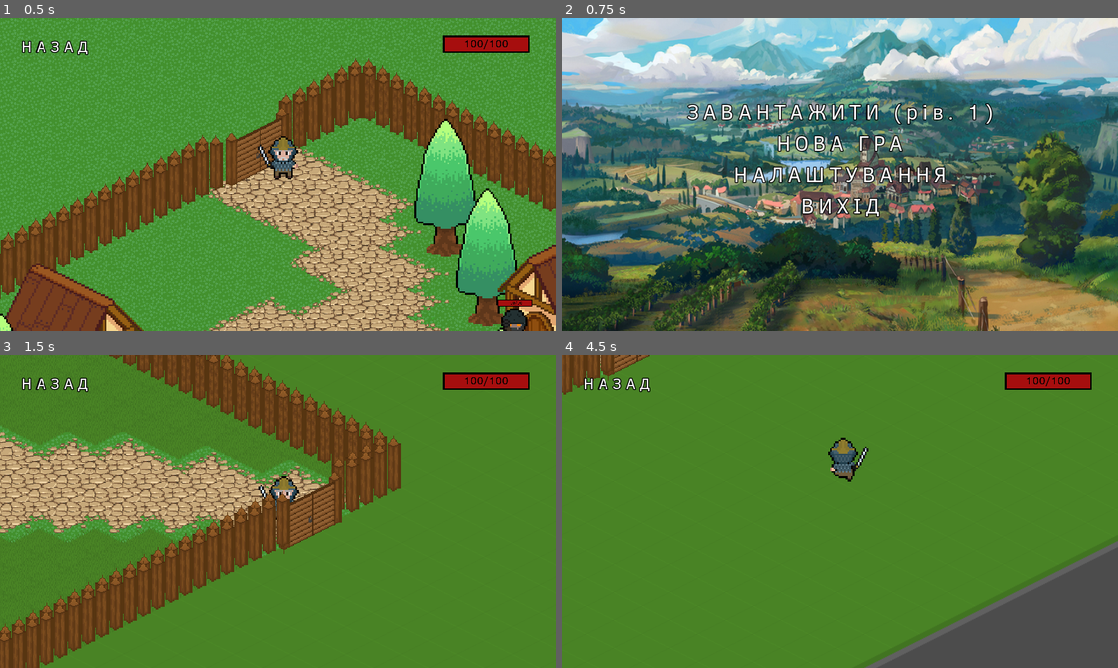
Above: before the commit, frames 1-4 (two rows, left to right).
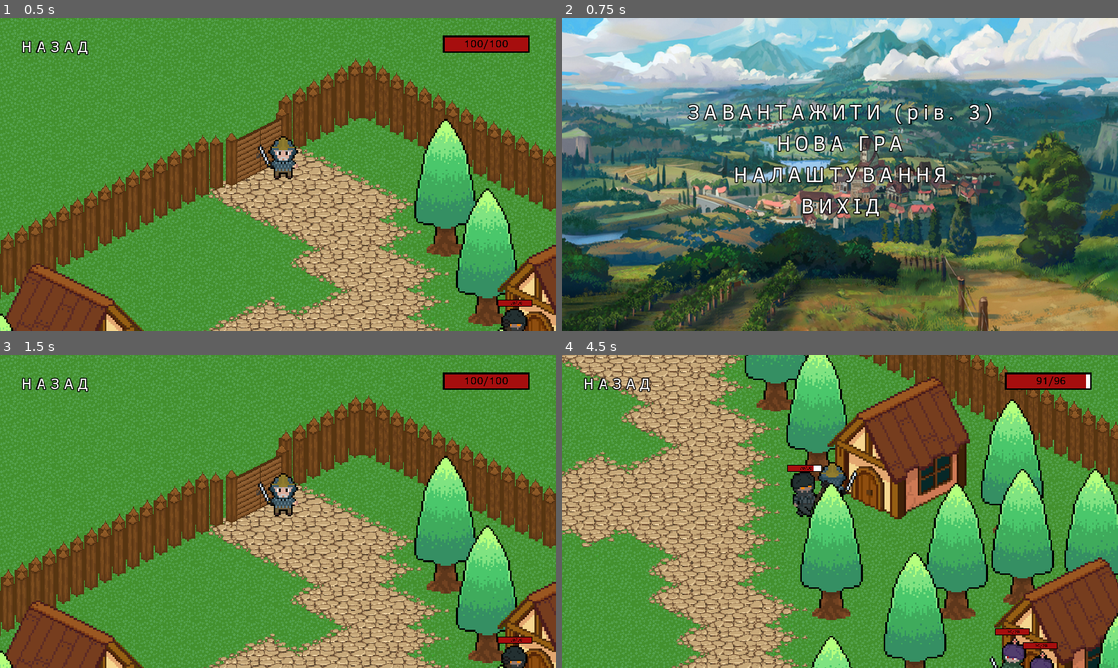
Above: after the commit, the same moments.

Repository: Obizonko/Project-Alpha
Game: Godot game, scene res://Scenes/Levels/level_3.tscn
Same seed, same stepped clock (60 frames per second), same inputs: the game is played once before the commit and once after it. This scene is started directly instead of the project's main scene.
Inputs (mouse positions are in pixels of both pictures, inside the frame that each line leads up to):
- Up to frame 1 (0.5 s): no input
- Up to frame 2 (0.75 s): click "НАЗАД" at 0.5 s
- Up to frame 3 (1.5 s): click "ЗАВАНТАЖИТИ (рів. 1)" (after the commit: "ЗАВАНТАЖИТИ (рів. 3)") at 1.25 s
- Up to frame 4 (4.5 s): move the mouse to (962, 495) at 2.02 s; hold Right (ui_right) 2.03-2.78 s; tap K (player_attack) at 2.1, 3.6 s; click (962, 495) at 2.17 s; move the mouse to (728, 527) at 2.77 s; hold Down (ui_down) 2.78-3.53 s; tap Shift (player_jerk) at 2.85, 4.35 s; move the mouse to (895, 442) at 3.52 s; hold Right (ui_right) 3.53-4.28 s; move the mouse to (812, 574) at 4.27 s; hold Up (ui_up) from 4.28 s (still down); click (812, 574) at 4.42 s

Frame 1 is identical in both runs. In frame 2, 1.1% of the frame differs, in the area x 22-78%, y 27-34%; in frame 3, 71%; in frame 4, 76%, in the area x 0-100%, y 0-100%.

Commit message:
additional edits

Diff:
--- a/NOROV Project/Scenes/Levels/level_3.tscn
+++ b/NOROV Project/Scenes/Levels/level_3.tscn
@@ -17,6 +17,7 @@
 [ext_resource path="res://Objects/Enemies/Enemy_4_.tscn" type="PackedScene" id=15]
 [ext_resource path="res://Objects/House.tscn" type="PackedScene" id=16]
 [ext_resource path="res://Assets/tree_spruce.tscn" type="PackedScene" id=17]
+[ext_resource path="res://Scenes/Levels/level_3.gd" type="Script" id=18]
 
 [sub_resource type="SegmentShape2D" id=1]
 a = Vector2( -68, -30 )
@@ -188,6 +189,7 @@
 }
 
 [node name="main_node" type="Node2D"]
+script = ExtResource( 18 )
 
 [node name="Ground" parent="." instance=ExtResource( 1 )]
 tile_data = PoolIntArray( -2228249, 5, 0, -2228248, 5, 0, -2228247, 5, 0, -2228246, 5, 0, -2228245, 5, 0, -2228244, 5,  …(110792 unchanged characters)…
--- a/NOROV Project/project.godot
+++ b/NOROV Project/project.godot
@@ -18,6 +18,7 @@
 
 window/size/width=640
 window/size/height=360
+window/size/fullscreen=true
 window/size/test_width=1280
 window/size/test_height=720
 window/ios/hide_home_indicator=false
Not shown: 1 places in NOROV Project/Scenes/Levels/level_3.tscn that only renumber resources
Not shown, changed: release/HTML5/index.html
Not shown, changed: release/HTML5/index.pck
Not shown, changed: release/NOROV Project.exe
